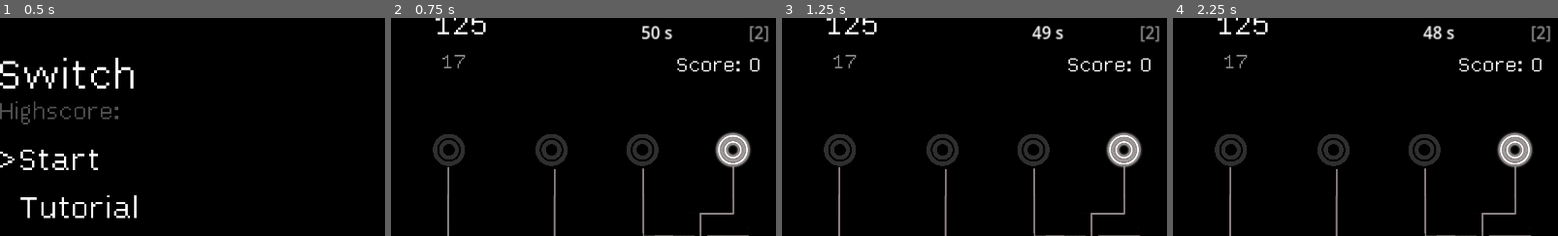
Above: before the commit, frames 1-4 (left to right).
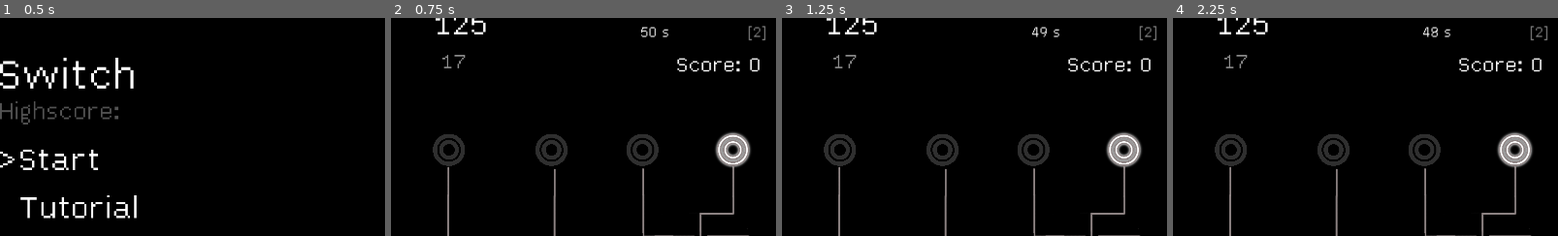
Above: after the commit, the same moments.

Repository: DragonCat4012/Switch
Game: Godot game, scene res://Scenes/menu.tscn
Same seed, same stepped clock (60 frames per second), same inputs: the game is played once before the commit and once after it.
Inputs (mouse positions are % of the whole screen's width and height, from its top left):
- Up to frame 1 (0.5 s): no input
- Up to frame 2 (0.75 s): tap Enter (ui_accept) at 0.5 s; move the mouse to (72, 45) at 0.52 s; hold Right (ui_right) from 0.53 s (still down); click (72, 45) at 0.67 s
- Up to frame 3 (1.25 s): keep holding Right (ui_right); tap Enter (ui_accept) at 0.77 s
- Up to frame 4 (2.25 s): move the mouse to (29, 55) at 1.27 s; release Right (ui_right) at 1.28 s; hold Down (ui_down) 1.28-2.03 s; tap Enter (ui_accept) at 1.52, 2 s; move the mouse to (60, 28) at 2.02 s; hold Right (ui_right) from 2.03 s (still down)
The pictures show only the part of the screen within x 40-90%, y 9-59%; the shares and areas given below are measured in that part.

Frame 1 is identical in both runs. In frame 2, 0.6% of the frame differs, in the area x 64-98%, y 3-12%; in frame 3, 0.6%; in frame 4, 0.6%.

Commit message:
update fonts

Diff:
--- a/Scenes/game.tscn
+++ b/Scenes/game.tscn
@@ -241,9 +241,11 @@
 [node name="TimerLabel" type="Label" parent="CenterContainer3/HBoxContainer"]
 custom_minimum_size = Vector2(100, 0)
 layout_mode = 2
+theme_override_fonts/font = ExtResource("2_q8ujg")
 text = "uwu"
 
 [node name="MapLabel" type="Label" parent="CenterContainer3/HBoxContainer"]
 layout_mode = 2
 theme_override_colors/font_color = Color(0.564706, 0.564706, 0.564706, 1)
+theme_override_fonts/font = ExtResource("2_q8ujg")
 text = "[ ]"
